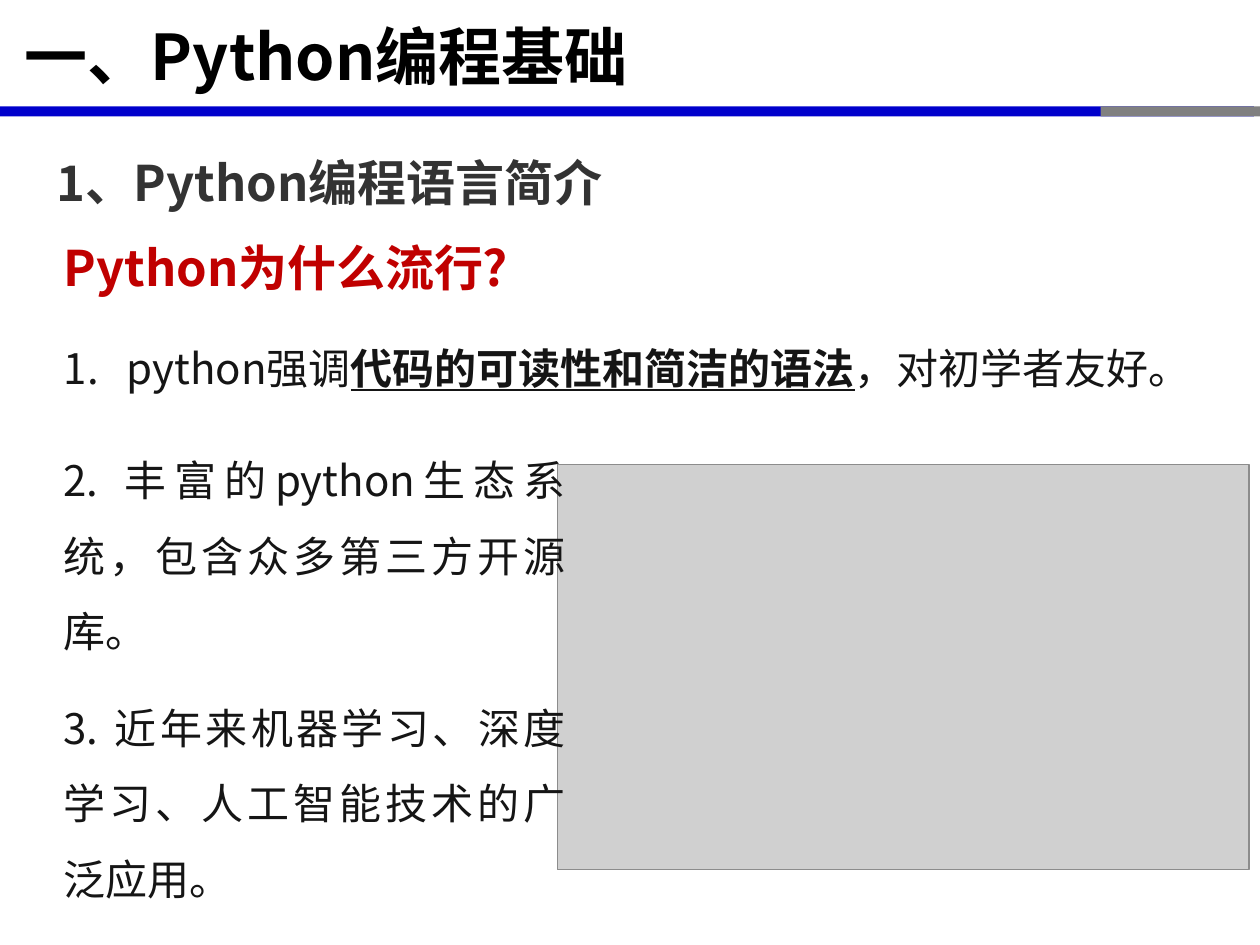
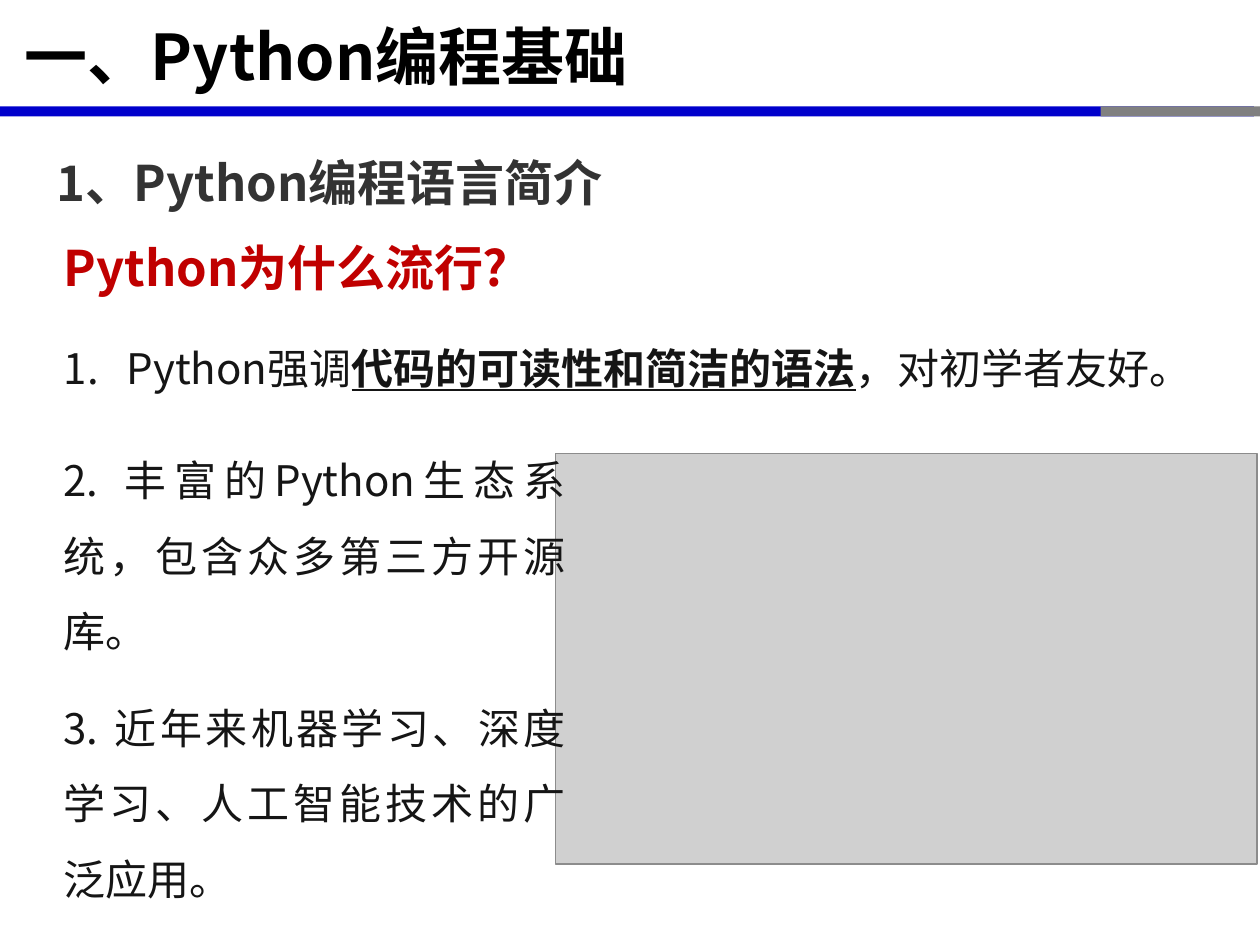
Before and after one commit to xinluo2018/open-source-gis-course, a slide deck: slide 6 of 第3章-开源GIS软件开发环境-6课时/第3章--开源GIS软件开发环境-Python编程基础-2学时.pptx. Drawn at 1260x945 pixels with LibreOffice and Linux fonts; fonts in the diff are those of the drawing; grey boxes stand for pictures. Boxes give left, top, right and bottom in pixels: in the first picture for what was removed or moved away, otherwise in the second. Text is boxed around its words. In the diff, an @@ line names an element or a change of style, - is before the commit and + after.

```diff
--- a/第3章-开源GIS软件开发环境-6课时/第3章--开源GIS软件开发环境-Python编程基础-2学时.pptx
+++ b/第3章-开源GIS软件开发环境-6课时/第3章--开源GIS软件开发环境-Python编程基础-2学时.pptx
@@ text at bbox=[127, 348, 1192, 394]: text changed @@
-1. python强调代码的可读性和简洁的语法，对初学者友好。
+1. Python强调代码的可读性和简洁的语法，对初学者友好。
@@ text at bbox=[64, 460, 566, 651]: text changed @@
-2. 丰富的python生态系统，包含众多第三方开源库。
+2. 丰富的Python生态系统，包含众多第三方开源库。
@@ picture: place and size @@
-picture at bbox=[557, 465, 1249, 869]
+picture at bbox=[556, 454, 1257, 864]
```
Also in this commit, not shown: 5 other slides changed, 3 other files.
